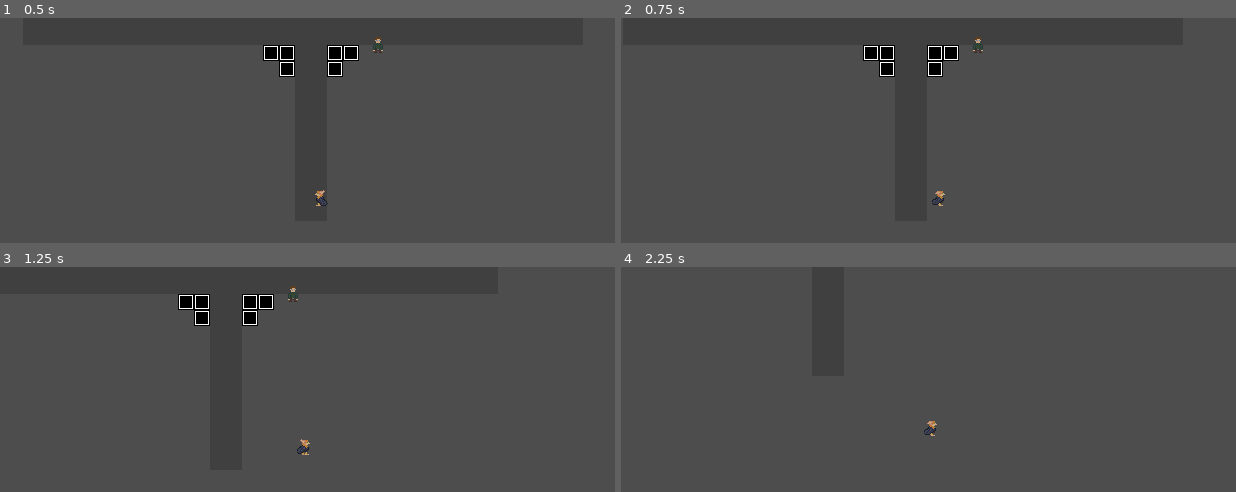
Above: before the commit, frames 1-4 (two rows, left to right).
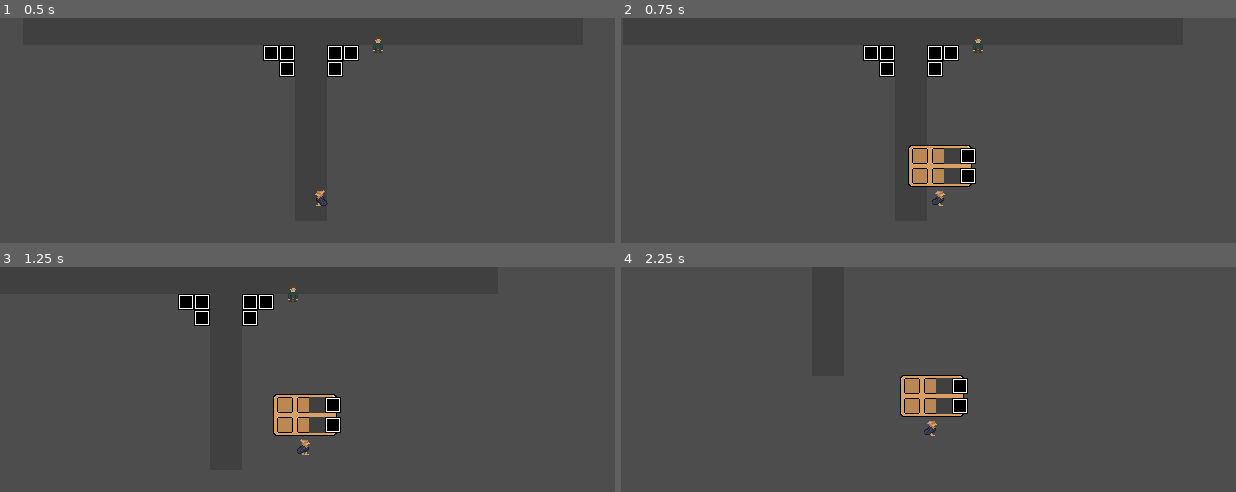
Above: after the commit, the same moments.

Repository: CGaywood/elf-game-2K26
Game: Godot game, scene res://world.tscn
The game is run twice, just before and just after one commit, with the same random seed, the same clock (stepped at 60 frames per second) and the same inputs.
Inputs:
- Up to frame 1 (0.5 s): no input
- Up to frame 2 (0.75 s): tap Enter at 0.5 s; hold D (right) from 0.53 s (still down); tap I (i, bound only after the commit) at 0.6 s
- Up to frame 3 (1.25 s): keep holding D (right)
- Up to frame 4 (2.25 s): release D (right) at 1.28 s; hold S (down) 1.28-2.03 s; tap Space (interact) at 1.35 s; tap I (i, bound only after the commit) at 1.55, 2.1 s; hold D (right) from 2.03 s (still down)

Frame 1 is identical in both runs. In frame 2, 1.7% of the frame differs, in the area x 46-58%, y 56-76%; in frame 3, 1.7%; in frame 4, 1.7%.

Commit message:
Inventory implementation

Diff:
--- /dev/null
+++ b/elf-game/inventory/inv_ui.gd
@@ -0,0 +1,29 @@
+extends Control
+
+@onready var inv: Inv = preload("res://inventory/player_inv.tres")
+@onready var slots: Array = $NinePatchRect/GridContainer.get_children()
+
+var is_open = false
+
+func _ready():
+	update_slots()
+	close()
+
+func update_slots():
+	for i in range(min(inv.items.size(), slots.size())):
+		slots[i].update(inv.items[i])
+
+func _process(data):
+	if Input.is_action_just_pressed("i"):
+		if is_open:
+			close()
+		else:
+			open()
+
+func open():
+	visible = true
+	is_open = true
+
+func close():
+	visible = false
+	is_open = false
--- /dev/null
+++ b/elf-game/inventory/inv_ui.tscn
@@ -0,0 +1,57 @@
+[gd_scene format=3 uid="uid://c4hkwqm5h7oi6"]
+
+[ext_resource type="Script" uid="uid://dmq5wkk2dhgco" path="res://inventory/inv_ui.gd" id="1_f2u1w"]
+[ext_resource type="Texture2D" uid="uid://cb3h45c5wmrkc" path="res://Assets/inv/inventory-background.png" id="2_w82yi"]
+[ext_resource type="PackedScene" uid="uid://ddyyenfi2tenk" path="res://inventory/inv_ui_slot.tscn" id="3_dn3an"]
+
+[node name="Inv_UI" type="Control" unique_id=1996089765]
+visible = false
+custom_minimum_size = Vector2(64, 42)
+layout_mode = 3
+anchors_preset = 0
+offset_right = 64.0
+offset_bottom = 42.0
+script = ExtResource("1_f2u1w")
+
+[node name="NinePatchRect" type="NinePatchRect" parent="." unique_id=2142614694]
+layout_mode = 0
+offset_right = 64.0
+offset_bottom = 42.0
+texture = ExtResource("2_w82yi")
+patch_margin_left = 6
+patch_margin_top = 6
+patch_margin_right = 6
+patch_margin_bottom = 6
+
+[node name="GridContainer" type="GridContainer" parent="NinePatchRect" unique_id=1532880144]
+layout_mode = 1
+anchors_preset = 8
+anchor_left = 0.5
+anchor_top = 0.5
+anchor_right = 0.5
+anchor_bottom = 0.5
+offset_left = -28.0
+offset_top = -18.0
+offset_right = 28.0
+offset_bottom = 18.0
+grow_horizontal = 2
+grow_vertical = 2
+columns = 3
+
+[node name="inv_ui_slot1" parent="NinePatchRect/GridContainer" unique_id=932419196 instance=ExtResource("3_dn3an")]
+layout_mode = 2
+
+[node name="inv_ui_slot2" parent="NinePatchRect/GridContainer" unique_id=184614235 instance=ExtResource("3_dn3an")]
+layout_mode = 2
+
+[node name="inv_ui_slot3" parent="NinePatchRect/GridContainer" unique_id=1858543377 instance=ExtResource("3_dn3an")]
+layout_mode = 2
+
+[node name="inv_ui_slot4" parent="NinePatchRect/GridContainer" unique_id=126179336 instance=ExtResource("3_dn3an")]
+layout_mode = 2
+
+[node name="inv_ui_slot5" parent="NinePatchRect/GridContainer" unique_id=808285024 instance=ExtResource("3_dn3an")]
+layout_mode = 2
+
+[node name="inv_ui_slot6" parent="NinePatchRect/GridContainer" unique_id=1969887376 instance=ExtResource("3_dn3an")]
+layout_mode = 2
--- /dev/null
+++ b/elf-game/inventory/inv_ui_slot.gd
@@ -0,0 +1,10 @@
+extends Panel
+
+@onready var item_visual:  Sprite2D = $CenterContainer/Panel/item_display
+
+func update(item: InvItem):
+	if !item:
+		item_visual.visible = false
+	else:
+		item_visual.visible = true
+		item_visual.texture = item.texture
--- /dev/null
+++ b/elf-game/inventory/inv_ui_slot.tscn
@@ -0,0 +1,26 @@
+[gd_scene format=3 uid="uid://ddyyenfi2tenk"]
+
+[ext_resource type="Texture2D" uid="uid://d3ayfrqjpvw8s" path="res://Assets/inv/inventory-slot.png" id="1_dfngl"]
+[ext_resource type="Script" uid="uid://d3un3bd31y6je" path="res://inventory/inv_ui_slot.gd" id="1_fcwim"]
+
+[node name="inv_ui_slot" type="Panel" unique_id=932419196]
+self_modulate = Color(1, 1, 1, 0)
+custom_minimum_size = Vector2(16, 16)
+offset_right = 16.0
+offset_bottom = 16.0
+script = ExtResource("1_fcwim")
+
+[node name="Sprite2D" type="Sprite2D" parent="." unique_id=1925844991]
+texture = ExtResource("1_dfngl")
+centered = false
+
+[node name="CenterContainer" type="CenterContainer" parent="." unique_id=220189467]
+custom_minimum_size = Vector2(16, 16)
+layout_mode = 0
+offset_right = 16.0
+offset_bottom = 16.0
+
+[node name="Panel" type="Panel" parent="CenterContainer" unique_id=1232045339]
+layout_mode = 2
+
+[node name="item_display" type="Sprite2D" parent="CenterContainer/Panel" unique_id=2100318888]
--- /dev/null
+++ b/elf-game/inventory/inventory_item.gd
@@ -0,0 +1,6 @@
+extends Resource
+
+class_name InvItem
+
+@export var name: String = ""
+@export var texture: Texture2D
--- /dev/null
+++ b/elf-game/inventory/items/new_resource.tres
@@ -0,0 +1,10 @@
+[gd_resource type="Resource" script_class="InvItem" format=3 uid="uid://ub5ihd63tjrb"]
+
+[ext_resource type="Script" uid="uid://j4kyaoimmus1" path="res://inventory/inventory_item.gd" id="1_bfv5h"]
+[ext_resource type="Texture2D" uid="uid://ei04ei5b2du0" path="res://Assets/Placeholder/16x16-envplaceholder.png" id="2_bfv5h"]
+
+[resource]
+script = ExtResource("1_bfv5h")
+name = "placeholder"
+texture = ExtResource("2_bfv5h")
+metadata/_custom_type_script = "uid://j4kyaoimmus1"
--- /dev/null
+++ b/elf-game/inventory/iventory.gd
@@ -0,0 +1,5 @@
+extends Resource
+
+class_name Inv
+
+@export var items: Array[InvItem]
--- /dev/null
+++ b/elf-game/inventory/player_inv.tres
@@ -0,0 +1,10 @@
+[gd_resource type="Resource" script_class="Inv" format=3 uid="uid://dnrlaqk0rbboj"]
+
+[ext_resource type="Script" uid="uid://j4kyaoimmus1" path="res://inventory/inventory_item.gd" id="1_gjtu6"]
+[ext_resource type="Resource" uid="uid://ub5ihd63tjrb" path="res://inventory/items/new_resource.tres" id="2_knutq"]
+[ext_resource type="Script" uid="uid://tpyi5kybv5rd" path="res://inventory/iventory.gd" id="3_gjtu6"]
+
+[resource]
+script = ExtResource("3_gjtu6")
+items = Array[ExtResource("1_gjtu6")]([null, null, ExtResource("2_knutq"), null, null, ExtResource("2_knutq")])
+metadata/_custom_type_script = "uid://tpyi5kybv5rd"
--- a/elf-game/player.gd
+++ b/elf-game/player.gd
@@ -8,6 +8,8 @@
 var facing
 
 @export var speed:float = 200
+
+@export var inv:Inv
 
 # -- Interactions --
 @onready var interaction_box_pivot: Marker2D = $InteractionBoxPivot
--- a/elf-game/player.tscn
+++ b/elf-game/player.tscn
@@ -2,11 +2,13 @@
 
 [ext_resource type="Script" uid="uid://dybi31alrsvvo" path="res://player.gd" id="1_onrkg"]
 [ext_resource type="Texture2D" uid="uid://cq8r1p0cau0o0" path="res://Assets/Player/Elf_Idle_Down.png" id="2_1jxqw"]
+[ext_resource type="Resource" uid="uid://dnrlaqk0rbboj" path="res://inventory/player_inv.tres" id="2_b26j0"]
 [ext_resource type="Texture2D" uid="uid://dojkop4ah66fi" path="res://Assets/Player/Elf_Idle_Left.png" id="3_dw050"]
 [ext_resource type="Texture2D" uid="uid://cm6ey4r1ux3u2" path="res://Assets/Player/Elf_Idle_Up.png" id="4_b26j0"]
 [ext_resource type="Texture2D" uid="uid://bvxgld2bjolmy" path="res://Assets/Player/Elf_Down.png" id="5_n7ghd"]
 [ext_resource type="Texture2D" uid="uid://chss3ivq2kn5v" path="res://Assets/Player/Elf_Left.png" id="6_nvl01"]
 [ext_resource type="Texture2D" uid="uid://c11uf1tvu8mwg" path="res://Assets/Player/Elf_Up.png" id="7_ivps1"]
+[ext_resource type="PackedScene" uid="uid://c4hkwqm5h7oi6" path="res://inventory/inv_ui.tscn" id="9_n7ghd"]
 
 [sub_resource type="AtlasTexture" id="AtlasTexture_urp6f"]
 atlas = ExtResource("2_1jxqw")
@@ -423,6 +425,7 @@
 motion_mode = 1
 script = ExtResource("1_onrkg")
 speed = 100.0
+inv = ExtResource("2_b26j0")
 idle_delay = 0.5
 
 [node name="AnimatedSprite2D" type="AnimatedSprite2D" parent="." unique_id=335381376]
@@ -445,3 +448,9 @@
 [node name="CollisionShape2D" type="CollisionShape2D" parent="InteractionBoxPivot/InteractionBox" unique_id=894583685]
 position = Vector2(0, 12)
 shape = SubResource("RectangleShape2D_hqtel")
+
+[node name="Inv_UI" parent="." unique_id=1996089765 instance=ExtResource("9_n7ghd")]
+offset_left = -32.0
+offset_top = -53.0
+offset_right = 32.0
+offset_bottom = -11.0
--- a/elf-game/project.godot
+++ b/elf-game/project.godot
@@ -62,6 +62,11 @@
 "events": [Object(InputEventKey,"resource_local_to_scene":false,"resource_name":"","device":-1,"window_id":0,"alt_press …(191 unchanged characters)…
 ]
 }
+i={
+"deadzone": 0.2,
+"events": [Object(InputEventKey,"resource_local_to_scene":false,"resource_name":"","device":-1,"window_id":0,"alt_pressed":false,"shift_pressed":false,"ctrl_pressed":false,"meta_pressed":false,"pressed":false,"keycode":0,"physical_keycode":73,"key_label":0,"unicode":105,"location":0,"echo":false,"script":null)
+]
+}
 
 [layer_names]
 
Binary file added: elf-game/Assets/inv/inventory-background.png
Not shown, added: elf-game/Assets/inv/inventory-background.png.import
Binary file added: elf-game/Assets/inv/inventory-slot.png
Not shown, added: elf-game/Assets/inv/inventory-slot.png.import
Not shown, added: elf-game/inventory/inv_ui.gd.uid
Not shown, added: elf-game/inventory/inv_ui_slot.gd.uid
Not shown, added: elf-game/inventory/inventory_item.gd.uid
Not shown, added: elf-game/inventory/iventory.gd.uid
